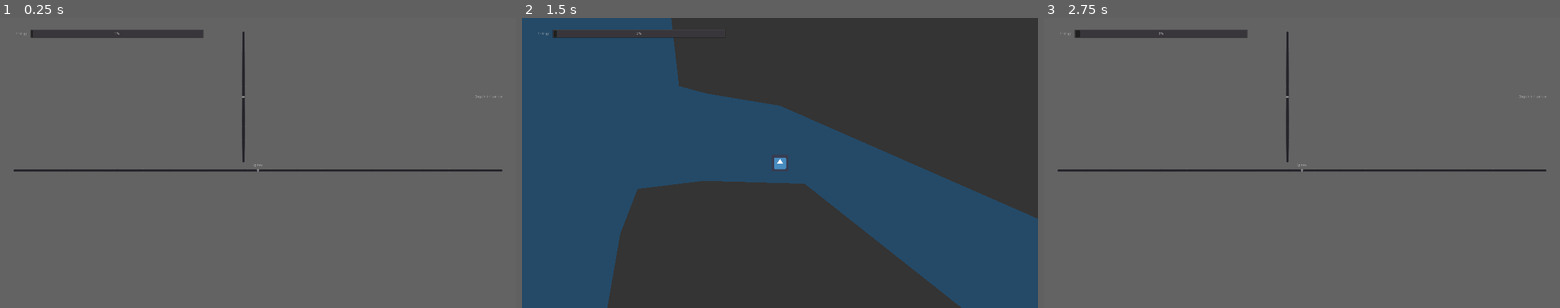
Above: before the commit, frames 1-3 (left to right).
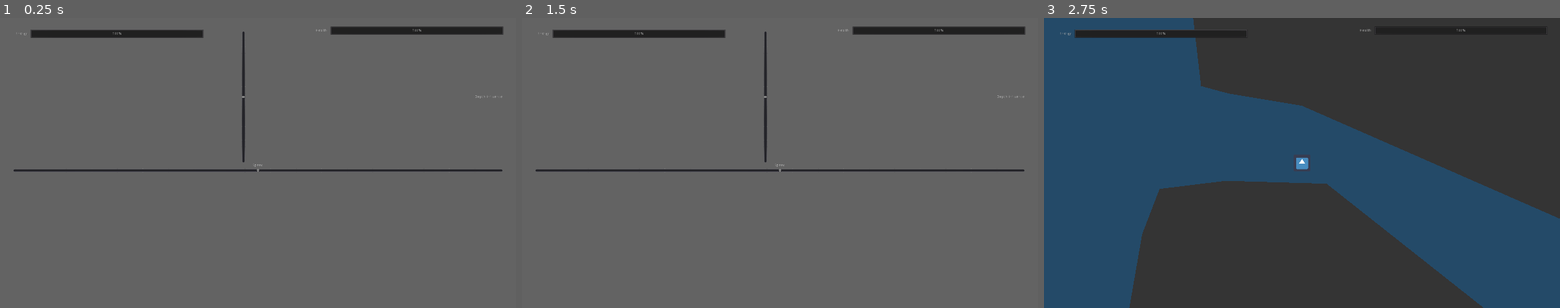
Above: after the commit, the same moments.

Repository: creikey/Podmornica
Game: Godot game, scene res://Main.tscn
The game is run twice, just before and just after one commit, with the same random seed, the same clock (stepped at 60 frames per second) and the same inputs. The engine's default icon, where the game draws it, is replaced by a stand-in: a white triangle on a blue panel in a dark square.
Inputs:
- Up to frame 1 (0.25 s): no input
- Up to frame 2 (1.5 s): tap Enter at 0.5 s; hold Tab (g_toggle_controls) 0.53-1.28 s; tap Space at 1.25 s; tap Tab (g_toggle_controls) at 1.35 s
- Up to frame 3 (2.75 s): tap Enter at 2 s; hold Tab (g_toggle_controls) from 2.03 s (still down)

The runs differ from the first frame. In frame 1, 1.6% of the frame differs, in the area x 6-98%, y 2-7%; in frame 2, 99%; in frame 3, 99%, in the area x 0-100%, y 0-100%.

Commit message:
Add bounces and health system

Diff:
--- a/src/Main.tscn
+++ b/src/Main.tscn
@@ -8,6 +8,8 @@
 [ext_resource path="res://nodes/gui/SpeedSlider.gd" type="Script" id=6]
 [ext_resource path="res://nodes/gui/ShipEnergyDisplay.gd" type="Script" id=7]
 [ext_resource path="res://media/coral-sea.ogg" type="AudioStream" id=8]
+[ext_resource path="res://nodes/multiplayer/MultiPlayer.tscn" type="PackedScene" id=9]
+[ext_resource path="res://ShipHealthDisplay.gd" type="Script" id=10]
 
 [sub_resource type="RectangleShape2D" id=1]
 extents = Vector2( 32, 32 )
@@ -30,6 +32,12 @@
 [node name="Camera2D" type="Camera2D" parent="Player"]
 current = true
 smoothing_enabled = true
+
+[node name="MultiPlayer" parent="Player" instance=ExtResource( 9 )]
+
+[node name="LastCrashTimer" type="Timer" parent="Player"]
+wait_time = 0.4
+one_shot = true
 
 [node name="Environment" type="Node2D" parent="."]
 
@@ -157,6 +165,36 @@
 "_edit_use_anchors_": false
 }
 
+[node name="ShipHealthDisplay" type="HBoxContainer" parent="UI"]
+margin_left = 1175.15
+margin_top = 31.3885
+margin_right = 1874.15
+margin_bottom = 64.3885
+script = ExtResource( 10 )
+__meta__ = {
+"_edit_group_": true,
+"_edit_use_anchors_": false
+}
+
+[node name="Label" type="Label" parent="UI/ShipHealthDisplay"]
+margin_top = 9.0
+margin_right = 50.0
+margin_bottom = 23.0
+text = "Health: "
+__meta__ = {
+"_edit_use_anchors_": false
+}
+
+[node name="ProgressBar" type="ProgressBar" parent="UI/ShipHealthDisplay"]
+margin_left = 54.0
+margin_right = 699.0
+margin_bottom = 33.0
+size_flags_horizontal = 3
+size_flags_vertical = 3
+__meta__ = {
+"_edit_use_anchors_": false
+}
+
 [node name="Ambience" type="AudioStreamPlayer" parent="."]
 stream = ExtResource( 8 )
 autoplay = true
--- /dev/null
+++ b/src/ShipHealthDisplay.gd
@@ -0,0 +1,6 @@
+extends HBoxContainer
+
+const player_state = preload("res://player_state.tres")
+
+func _process(delta):
+	$ProgressBar.value = player_state.health
--- /dev/null
+++ b/src/default_bus_layout.tres
@@ -0,0 +1,9 @@
+[gd_resource type="AudioBusLayout" format=2]
+
+[resource]
+bus/1/name = "Crashes"
+bus/1/solo = false
+bus/1/mute = false
+bus/1/bypass_fx = false
+bus/1/volume_db = -0.526013
+bus/1/send = "Master"
--- /dev/null
+++ b/src/nodes/multiplayer/MultiPlayer.gd
@@ -0,0 +1,8 @@
+extends Node2D
+
+func play(path: String):
+	for n in get_children():
+		if not n.playing:
+			n.stream = load(path)
+			n.play()
+			return
--- /dev/null
+++ b/src/nodes/multiplayer/MultiPlayer.tscn
@@ -0,0 +1,27 @@
+[gd_scene load_steps=2 format=2]
+
+[ext_resource path="res://nodes/multiplayer/MultiPlayer.gd" type="Script" id=1]
+
+[node name="MultiPlayer" type="Node2D"]
+script = ExtResource( 1 )
+
+[node name="1" type="AudioStreamPlayer2D" parent="."]
+bus = "Crashes"
+
+[node name="2" type="AudioStreamPlayer2D" parent="."]
+bus = "Crashes"
+
+[node name="3" type="AudioStreamPlayer2D" parent="."]
+bus = "Crashes"
+
+[node name="4" type="AudioStreamPlayer2D" parent="."]
+bus = "Crashes"
+
+[node name="5" type="AudioStreamPlayer2D" parent="."]
+bus = "Crashes"
+
+[node name="6" type="AudioStreamPlayer2D" parent="."]
+bus = "Crashes"
+
+[node name="7" type="AudioStreamPlayer2D" parent="."]
+bus = "Crashes"
--- a/src/nodes/player/PlayerState.gd
+++ b/src/nodes/player/PlayerState.gd
@@ -1,5 +1,6 @@
 extends Resource
 
 var controls: Vector2 = Vector2()
-var energy: float = 0.0
+var energy: float = 100.0
+var health: float = 100.0
 var viewing_controls: bool = true
--- a/src/nodes/player/Submarine.gd
+++ b/src/nodes/player/Submarine.gd
@@ -1,6 +1,14 @@
 extends KinematicBody2D
 
 const player_state = preload("res://player_state.tres")
+
+const crashes = [
+	"res://nodes/player/crashes/1.wav",
+	"res://nodes/player/crashes/2.wav",
+	"res://nodes/player/crashes/3.wav",
+	"res://nodes/player/crashes/4.wav",
+	"res://nodes/player/crashes/5.wav",
+]
 
 const energy_rate_nothrust = 5.0
 const energy_rate_thrust = -1.0
@@ -12,6 +20,9 @@
 var accel: Vector2 = Vector2()
 var vel: Vector2 = Vector2()
 
+func _ready():
+	randomize()
+
 func _process(delta):
 	var cur_energy_rate: float = energy_rate_nothrust
 
@@ -21,7 +32,8 @@
 	if not player_state.viewing_controls:
 		cur_energy_rate = energy_rate_viewing
 
-	player_state.energy += cur_energy_rate*delta
+#	player_state.energy += cur_energy_rate*delta
+	player_state.energy = clamp(player_state.energy, 0.0, 100.0)
 
 func _physics_process(delta):
 
@@ -31,5 +43,14 @@
 
 	vel = move_and_slide(vel)
 
+	for i in range(get_slide_count()):
+		var intensity: float = get_slide_collision(i).remainder.length()
+		if intensity >= 1.3 and $LastCrashTimer.is_stopped():
+			$LastCrashTimer.start()
+
+			player_state.health -= intensity*5.0
+
+			$MultiPlayer.play(crashes[randi()%crashes.size()])
+
 	vel.x = clamp(vel.x, -max_horizontal_velocity, max_horizontal_velocity)
 	vel.y = clamp(vel.y, -max_vertical_velocity, max_vertical_velocity)
Not shown: 1 places in src/Main.tscn that only renumber resources
Not shown, added: src/nodes/player/crashes/1.wav.import
Not shown, added: src/nodes/player/crashes/2.wav.import
Not shown, added: src/nodes/player/crashes/3.wav.import
Not shown, added: src/nodes/player/crashes/4.wav.import
Not shown, added: src/nodes/player/crashes/5.wav.import
Not shown, added: src/nodes/player/crashes/1.wav
Not shown, added: src/nodes/player/crashes/2.wav
Not shown, added: src/nodes/player/crashes/3.wav
Not shown, added: src/nodes/player/crashes/4.wav
Not shown, added: src/nodes/player/crashes/5.wav
